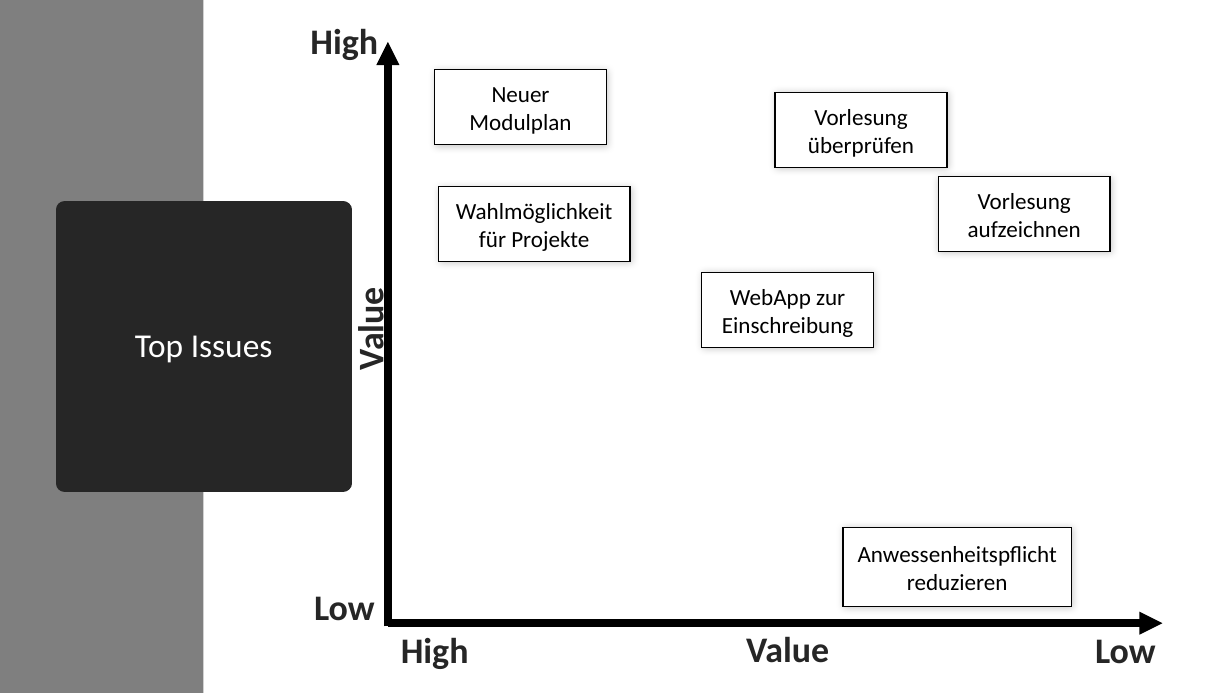
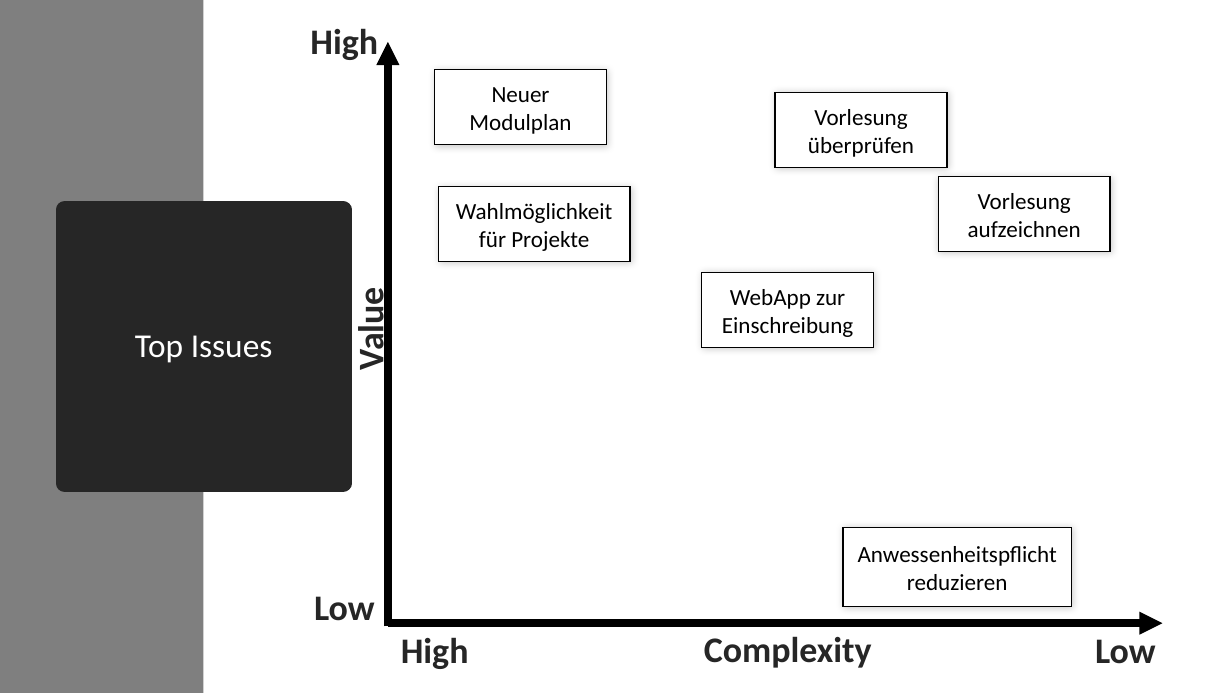
Before and after one commit to KanBen86/personalisierte-Studiengangsgestaltung, a slide deck: slide 20 of Präsentationen/Präsentation 1.pptx. Drawn at 1232x693 pixels with LibreOffice and Linux fonts; fonts in the diff are those of the drawing. Boxes give left, top, right and bottom in pixels: in the first picture for what was removed or moved away, otherwise in the second. Text is boxed around its words. In the diff, an @@ line names an element or a change of style, - is before the commit and + after.

```diff
--- a/Präsentationen/Präsentation 1.pptx
+++ b/Präsentationen/Präsentation 1.pptx
@@ text at (704,636,872,668): text changed @@
-Value
+Complexity
```
Also in this commit, not shown: 2 other slides changed.
